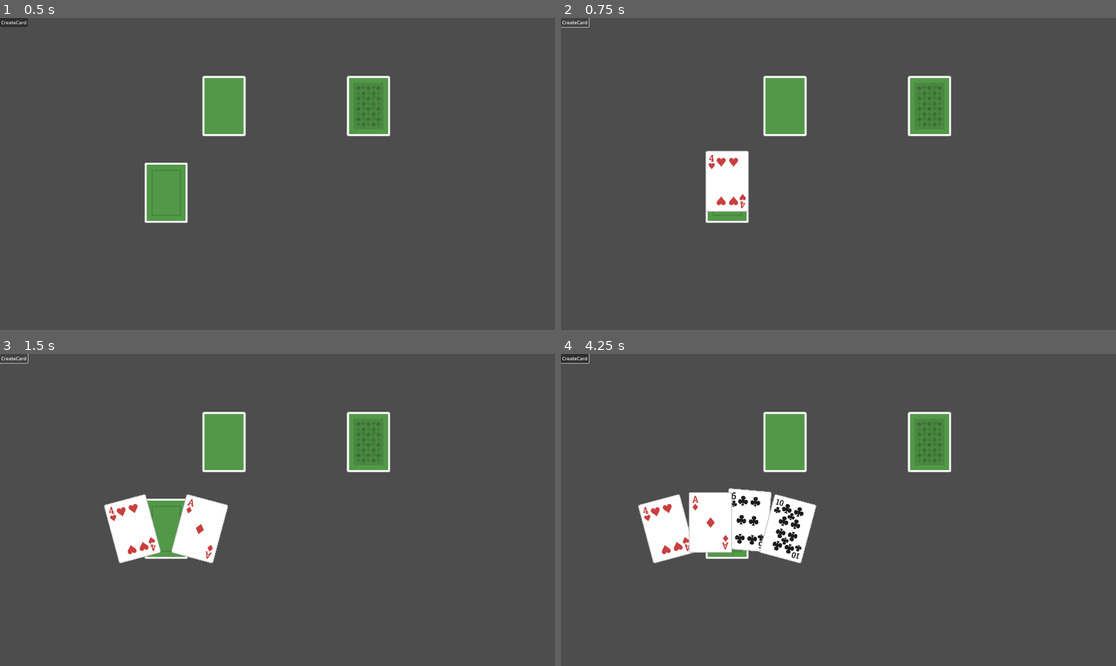
Above: before the commit, frames 1-4 (two rows, left to right).
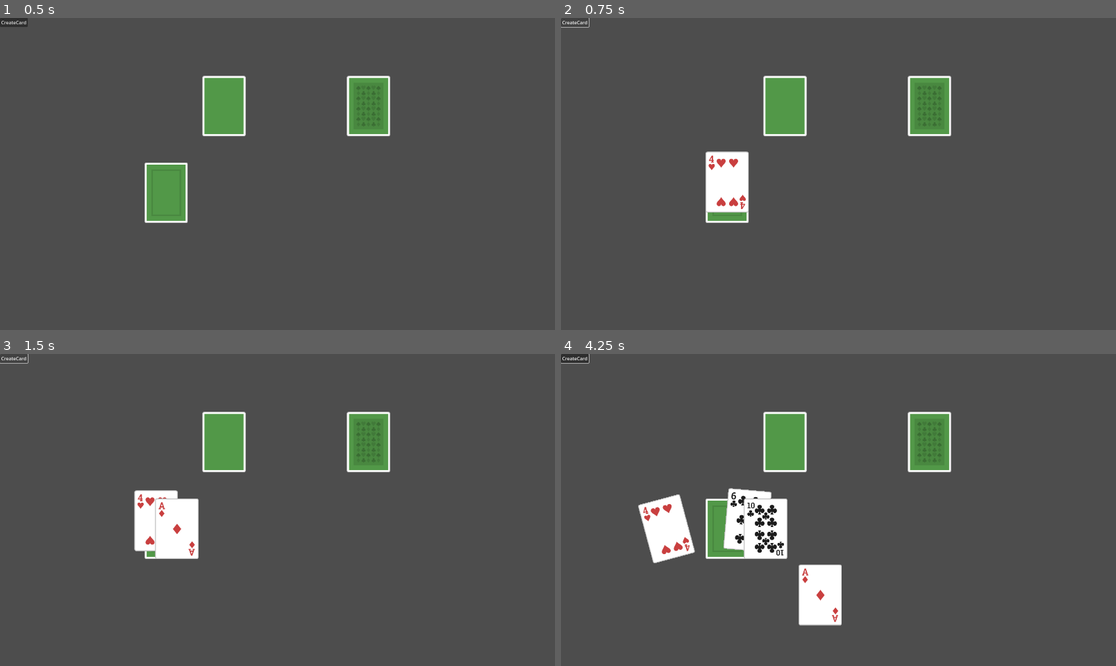
Above: after the commit, the same moments.

Repository: emabrey/card-framework
Game: Godot game, scene res://example1/example1.tscn
Two runs of this game, one before a commit and one after it. Both use one fixed random seed, a clock stepped at 60 frames per second and the inputs below. The project has no main scene, so this scene is started directly.
Inputs (mouse positions are in pixels of both pictures, inside the frame that each line leads up to):
- Up to frame 1 (0.5 s): no input
- Up to frame 2 (0.75 s): click "CreateCard" at 0.5 s
- Up to frame 3 (1.5 s): click "CreateCard" at 1.25 s
- Up to frame 4 (4.25 s): click "CreateCard" at 2 s; drag from (649, 503) to (894, 441) at 2.77 s; tap Enter at 3.5 s; drag from (705, 488) to (810, 572) at 3.52 s

Frame 1 is identical in both runs. In frame 2, 0.2% of the frame differs, in the area x 26-34%, y 42-63%; in frame 3, 3.0%; in frame 4, 4.4%, in the area x 23-51%, y 44-88%.

Commit message:
feat: implement multiple card moving

Diff:
--- a/card_framework/card.gd
+++ b/card_framework/card.gd
@@ -16,7 +16,7 @@
 			front_face_texture.visible = false
 			back_face_texture.visible = true
 
-@export var return_speed := 2000
+@export var return_speed := 200
 @export var can_be_interact_with := true
 @export var hover_distance := 10
 
@@ -25,7 +25,9 @@
 var is_hovering := false
 var is_clicked := false
 var is_holding := false
-var stored_z_index: int
+var stored_z_index: int :
+	set(value):
+		z_index = value
 var is_moving_to_destination := false
 var current_holding_mouse_position: Vector2
 var destination: Vector2
@@ -60,13 +62,14 @@
 
 func _process(delta):
 	if is_holding:
+		start_hovering()
 		global_position = get_global_mouse_position() - current_holding_mouse_position
 
 	if is_moving_to_destination:
 		global_position = global_position.move_toward(destination, return_speed * delta)
 		if global_position == destination:
 			is_moving_to_destination = false
-			_end_hovering(false)
+			end_hovering(false)
 			z_index = stored_z_index
 			CardFrameworkSignalBus.card_move_done.emit(self)
 			rotation = destination_degree
@@ -102,15 +105,49 @@
 	destination_degree = degree
 
 
+func start_hovering():
+	if not is_hovering:
+		is_hovering = true
+		is_any_card_hovering = true
+		z_index = z_index + HOLDING_Z_INDEX
+		position.y -= hover_distance
+
+
+func end_hovering(restore_card_position: bool):
+	if is_hovering:
+		z_index = stored_z_index
+		is_hovering = false
+		is_any_card_hovering = false
+		if restore_card_position:
+			position.y += hover_distance
+
+
+func set_holding():
+	is_holding = true
+	current_holding_mouse_position = get_local_mouse_position()
+	z_index = z_index + HOLDING_Z_INDEX
+	rotation = 0
+
+
+func set_releasing(itself_dropped: bool):
+	if is_holding:
+		CardFrameworkSignalBus.drag_dropped.emit(self, itself_dropped)
+	is_holding = false
+
+
+func get_string():
+	return card_name
+
+
 func _on_mouse_enter():
-	if !is_any_card_hovering and can_be_interact_with:
-		_start_hovering()
+	if !is_any_card_hovering and !is_moving_to_destination and can_be_interact_with:
+		start_hovering()
 
 
 func _on_mouse_exited():
 	if is_clicked:
 		return
-	_end_hovering(true)
+	end_hovering(true)
 
 
 func _on_gui_input(event: InputEvent):
@@ -122,38 +159,20 @@
 		if mouse_event.button_index != MOUSE_BUTTON_LEFT:
 			return
 
-		if mouse_event.pressed:
+		if mouse_event.is_pressed():
 			is_clicked = true
-			is_holding = true
-			current_holding_mouse_position = get_local_mouse_position()
-			z_index = z_index + HOLDING_Z_INDEX
-			rotation = 0
-		else:
-			if is_holding:
-				CardFrameworkSignalBus.drag_dropped.emit(self)
+			CardFrameworkSignalBus.card_clicked.emit(self)
+			set_holding()
+
+		if mouse_event.is_released():
 			is_clicked = false
-			is_holding = false
+			CardFrameworkSignalBus.card_released.emit(self)
+			set_releasing(true)
 
 
-func _on_drag_dropped(_card: Card):
+func _on_drag_dropped(_card: Card, _itself_dropped: bool):
 	mouse_filter = Control.MOUSE_FILTER_IGNORE
 
 
 func _on_card_move_done(_card: Card):
 	mouse_filter = Control.MOUSE_FILTER_STOP
-
-
-func _start_hovering():
-	is_hovering = true
-	is_any_card_hovering = true
-	z_index = z_index + HOLDING_Z_INDEX
-	position.y -= hover_distance
-
-
-func _end_hovering(restore_card_position: bool):
-	if is_hovering:
-		z_index = stored_z_index
-		is_hovering = false
-		is_any_card_hovering = false
-		if restore_card_position:
-			position.y += hover_distance
--- a/card_framework/card_container.gd
+++ b/card_framework/card_container.gd
@@ -54,24 +54,32 @@
 		if !_held_cards.has(card):
 			add_card(card)
 		else:
+			_update_target_z_index()
 			_update_target_positions()
 	elif _held_cards.has(card):
 		remove_card(card)
 
 
 func add_card(card: Card) -> void:
+	_update_target_z_index()
 	Util.move_object(card, cards)
 	_held_cards.append(card)
 	_update_target_positions()
 
 
 func remove_card(card: Card) -> bool:
-	var index = _held_cards.find(card);
+	var index = _held_cards.find(card)
 	if index == -1:
 		return false
 	_held_cards.remove_at(_held_cards.find(card))
+	_update_target_z_index()
 	_update_target_positions()
 	return true
+
+
+func has_card(card: Card) -> bool:
+	var index = _held_cards.find(card)
+	return index != -1
 
 
 func clear_cards():
@@ -84,5 +92,9 @@
 	return true
 
 
+func _update_target_z_index():
+	pass
+
+
 func _update_target_positions():
 	pass
--- a/card_framework/card_framework_signal_bus.gd
+++ b/card_framework/card_framework_signal_bus.gd
@@ -3,9 +3,12 @@
 signal drop_zone_added(zone_id: int, zone_node: DropZone)
 signal drop_zone_deleted(zone_id: int)
 
-signal drag_dropped(card: Card)
+signal drag_dropped(card: Card, itself_dropped: bool)
 signal card_dropped(card: Card, drop_zone: DropZone)
 signal card_move_done(card: Card)
+
+signal card_clicked(card: Card)
+signal card_released(card: Card)
 
 
 func _ready():
@@ -14,6 +17,8 @@
 	drag_dropped.connect(_on_drag_dropped)
 	card_dropped.connect(_on_card_dropped)
 	card_move_done.connect(_on_card_move_done)
+	card_clicked.connect(_on_card_clicked)
+	card_released.connect(_on_card_released)
 
 func _on_drop_zone_added(_zone_id: int, _zone_node: DropZone):
 	pass
@@ -21,7 +26,7 @@
 func _on_drop_zone_deleted(_zone_id: int):
 	pass
 
-func _on_drag_dropped(_card: Card):
+func _on_drag_dropped(_card: Card, itself_dropped: bool):
 	pass
 
 func _on_card_dropped(_card: Card, _drop_zone: DropZone):
@@ -29,3 +34,9 @@
 
 func _on_card_move_done(_card: Card):
 	pass
+
+func _on_card_clicked(_card: Card):
+	pass
+
+func _on_card_released(_card: Card):
+	pass
--- a/card_framework/card_manager.gd
+++ b/card_framework/card_manager.gd
@@ -74,14 +74,15 @@
 	drop_zone_dict.erase(id)
 
 
-func _on_card_dropped(card: Card) -> DropZone:
-	for key in drop_zone_dict.keys():
-		var drop_zone = drop_zone_dict[key]
-		if drop_zone.enabled:
-			var result = drop_zone.check_card_can_be_dropped(card)
-			if result:
-				card.move_to_drop_zone(drop_zone)
-				return drop_zone
+func _on_card_dropped(card: Card, itself_dropped: bool) -> DropZone:
+	if itself_dropped:
+		for key in drop_zone_dict.keys():
+			var drop_zone = drop_zone_dict[key]
+			if drop_zone.enabled:
+				var result = drop_zone.check_card_can_be_dropped(card)
+				if result:
+					card.move_to_drop_zone(drop_zone)
+					return drop_zone
 
 	card.return_card()
 	return null
--- a/card_framework/drop_zone.gd
+++ b/card_framework/drop_zone.gd
@@ -55,7 +55,8 @@
 
 func _check_mouse_is_in_drop_zone() -> bool:
 	var mouse_position = get_global_mouse_position()
-	return sensor.get_global_rect().has_point(mouse_position)
+	var result = sensor.get_global_rect().has_point(mouse_position)
+	return result
 
 
 func set_enabled(_enabled: bool):
--- a/card_framework/hand.gd
+++ b/card_framework/hand.gd
@@ -25,6 +25,12 @@
 	return _held_cards.size() < max_hand_size
 
 
+func _update_target_z_index():
+	for i in _held_cards.size():
+		var card = _held_cards[i]
+		card.stored_z_index = i
+
+
 func _update_target_positions():
 	for i in _held_cards.size():
 		var card = _held_cards[i]
@@ -41,4 +47,3 @@
 			card.move_rotation(deg_to_rad(hand_rotation_curve.sample(hand_ratio)))
 		card.move(target_pos)
 		card.show_front = card_face_up
-		card.stored_z_index = i
--- a/card_framework/hand.tscn
+++ b/card_framework/hand.tscn
@@ -18,5 +18,17 @@
 anchors_preset = 0
 mouse_filter = 1
 script = ExtResource("1_hrxjc")
+hand_area = null
+max_hand_size = null
+max_hand_spread = null
+card_face_up = null
+card_hover_distance = null
 hand_rotation_curve = SubResource("Curve_lsli3")
 hand_vertical_curve = SubResource("Curve_8dbo5")
+enable_drop_zone = null
+sensor_size = null
+sensor_position = null
+sensor_visibility = null
+placement_size = null
+placement_position = null
+placement_visibility = null
--- a/card_framework/pile.gd
+++ b/card_framework/pile.gd
@@ -18,6 +18,8 @@
 @export var restrict_to_top_card: bool = true
 @export var align_drop_zone_with_top_card := true
 
+const PILE_Z_INDEX := 3000
+
 func get_top_card() -> Card:
 	return _held_cards.back()
 
@@ -30,6 +32,12 @@
 	_update_target_positions()
 
 
+func _update_target_z_index():
+	for i in _held_cards.size():
+		var card = _held_cards[i]
+		card.stored_z_index = PILE_Z_INDEX + i if card.is_clicked else i
+
+
 func _update_target_positions():
 	var last_offset: Vector2
 	for i in _held_cards.size():
@@ -38,7 +46,6 @@
 		last_offset = offset
 		var target_pos = position + offset
 		card.show_front = card_face_up
-		card.stored_z_index = 3000 + i if card.is_clicked else i
 		card.move_rotation(0)
 		card.move(target_pos)
 
--- a/card_framework/pile.tscn
+++ b/card_framework/pile.tscn
@@ -7,3 +7,17 @@
 anchors_preset = 0
 mouse_filter = 1
 script = ExtResource("1_34nb1")
+stack_display_gap = null
+max_stack_display = null
+card_face_up = null
+layout = null
+allow_card_movement = null
+restrict_to_top_card = null
+align_drop_zone_with_top_card = null
+enable_drop_zone = null
+sensor_size = null
+sensor_position = null
+sensor_visibility = null
+placement_size = null
+placement_position = null
+placement_visibility = null
--- a/freecell/scenes/card_container/tableau.gd
+++ b/freecell/scenes/card_container/tableau.gd
@@ -8,6 +8,11 @@
 
 var is_initializing := false
 
+func _ready():
+	super._ready()
+	restrict_to_top_card = false
+	CardFrameworkSignalBus.card_clicked.connect(_on_card_clicked)
+	CardFrameworkSignalBus.card_released.connect(_on_card_released)
 
 func card_can_be_added(_card: Card) -> bool:
 	var target_card = _card as PlayingCard
@@ -62,3 +67,23 @@
 			offset.x -= offset_value
 
 	return offset
+
+# XXX: Test Code
+func _on_card_clicked(card: Card):
+	if has_card(card):
+		for i in _held_cards.size():
+			var target_card = _held_cards[i]
+			if target_card != card:
+				target_card.start_hovering()
+				target_card.set_holding()
+
+
+
+# XXX: Test Code
+func _on_card_released(card: Card):
+	if has_card(card):
+		for i in _held_cards.size():
+			var target_card = _held_cards[i]
+			if target_card != card:
+				target_card.end_hovering(false)
+				target_card.set_releasing(false)
--- /dev/null
+++ b/freecell/scenes/main_game/game_manager.gd
@@ -0,0 +1,6 @@
+class_name GameManager
+extends Node
+
+var game_seed: int
+var score: int
+var move_list: Array
